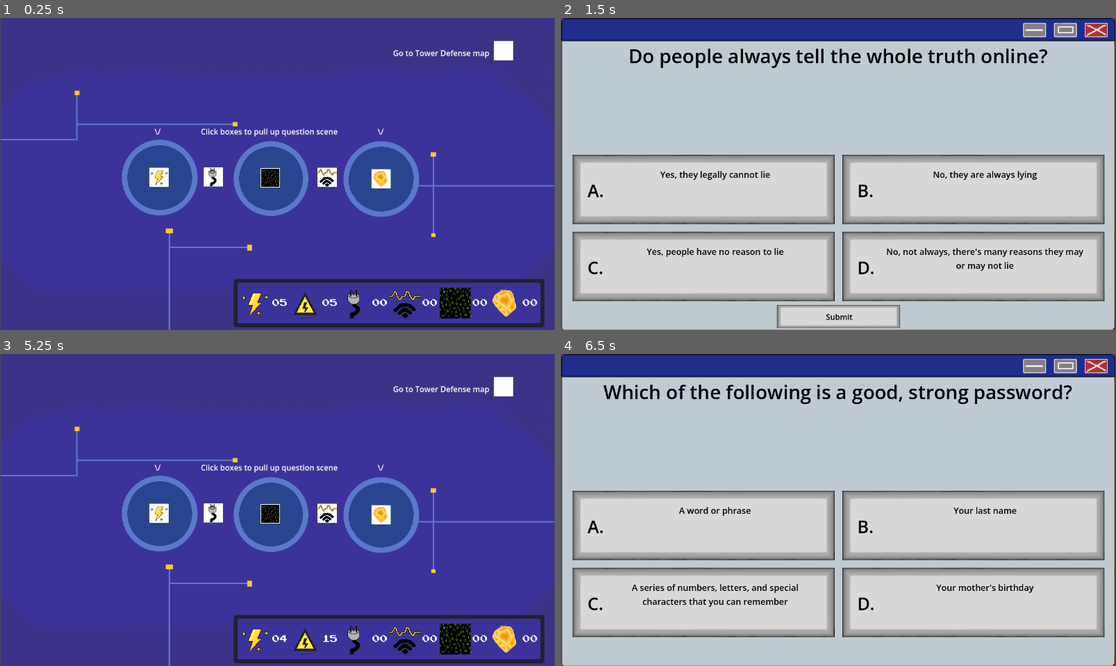
Above: before the commit, frames 1-4 (two rows, left to right).
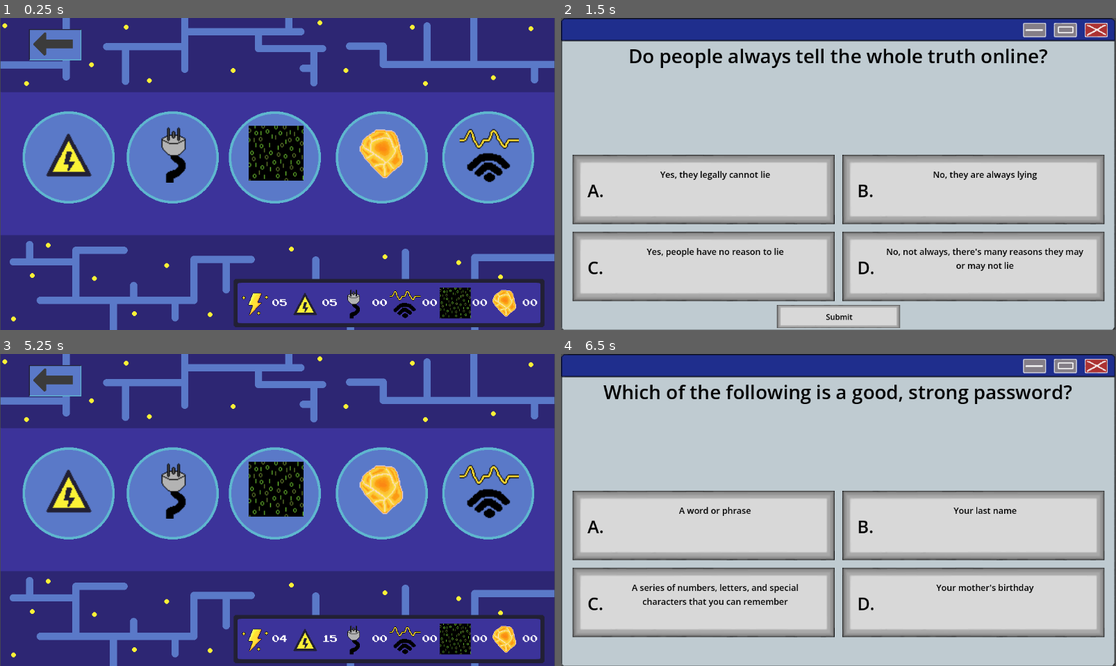
Above: after the commit, the same moments.

Repository: CalebJoines/Computer-Castle
Game: Godot game, scene res://Scenes/resource_picker.tscn
Two runs of this game, one before a commit and one after it. Both use one fixed random seed, a clock stepped at 60 frames per second and the inputs below. This scene is started directly instead of the project's main scene.
Inputs (mouse positions are in pixels of both pictures, inside the frame that each line leads up to):
- Up to frame 1 (0.25 s): no input
- Up to frame 2 (1.5 s): tap Enter at 0.5 s; drag from (721, 177) to (943, 180) at 0.52 s; tap Space at 1.25 s; drag from (705, 189) to (971, 189) at 1.27 s
- Up to frame 3 (5.25 s): tap Enter at 2, 4.25 s; click (410, 525) at 2.17 s; drag from (144, 603) to (410, 603) at 2.77 s; tap Space at 3.5, 5 s; drag from (410, 603) to (277, 653) at 3.52 s; drag from (277, 653) to (144, 603) at 4.27 s; move the mouse to (277, 644) at 5.02 s; click (277, 644) at 5.17 s
- Up to frame 4 (6.5 s): drag from (832, 513) to (727, 525) at 5.77 s

The runs differ from the first frame. In frame 1, 46% of the frame differs, in the area x 0-100%, y 0-100%; in frame 2, nothing differs; in frame 3, 46%; in frame 4, nothing differs.

Commit message:
Added new Resource Screen and New Sprites

Diff:
--- a/computer-castle-/Scenes/resource_picker.tscn
+++ b/computer-castle-/Scenes/resource_picker.tscn
@@ -1,13 +1,13 @@
-[gd_scene format=3 uid="uid://ch3fckar38htm"]
+[gd_scene format=3 uid="uid://dixy52t1u1xph"]
 
-[ext_resource type="Texture2D" uid="uid://dveluokyt1ylc" path="res://Sprites/Environment Sprites/Resource-background.png" id="1_53bys"]
-[ext_resource type="PackedScene" uid="uid://chduusndy8aig" path="res://Scenes/clickable_box.tscn" id="2_ywnrd"]
-[ext_resource type="Texture2D" uid="uid://b23cno7sihbm1" path="res://Sprites/ResourceSprites/Energy.png" id="3_8usdw"]
+[ext_resource type="Texture2D" uid="uid://bej6r2emtay4" path="res://Sprites/Environment Sprites/Resource-picker-screen.png" id="1_6okmw"]
+[ext_resource type="PackedScene" path="res://Scenes/clickable_box.tscn" id="2_ywnrd"]
+[ext_resource type="Texture2D" uid="uid://dhitel0oagl54" path="res://Sprites/ResourceSprites/volts.png" id="3_j7fta"]
 [ext_resource type="Texture2D" uid="uid://c5tbksqfq33g4" path="res://Sprites/ResourceSprites/Data.png" id="4_7857q"]
 [ext_resource type="Texture2D" uid="uid://bekw3fgtjbpjh" path="res://Sprites/ResourceSprites/ai_cores.png" id="5_sqw27"]
 [ext_resource type="Texture2D" uid="uid://crtdr2frnms0k" path="res://Sprites/ResourceSprites/circuit-export.png" id="6_6okmw"]
 [ext_resource type="Texture2D" uid="uid://b78lay1d02mx5" path="res://Sprites/ResourceSprites/Bandwidth.png" id="7_6okmw"]
-[ext_resource type="PackedScene" uid="uid://cw0ib1cqjj7p" path="res://Scenes/Resource_Counters.tscn" id="8_6okmw"]
+[ext_resource type="PackedScene" path="res://Scenes/Resource_Counters.tscn" id="8_6okmw"]
 
 [node name="ResourcePicker" type="Node2D" unique_id=1574587499]
 
@@ -15,80 +15,77 @@
 
 [node name="ResourceBackground" type="Sprite2D" parent="." unique_id=798987420]
 position = Vector2(0, -1)
-texture = ExtResource("1_53bys")
+texture = ExtResource("1_6okmw")
 
 [node name="ClickableBoxes" type="Node2D" parent="." unique_id=830775954]
 
-[node name="Volts Button" parent="ClickableBoxes" unique_id=584798666 instance=ExtResource("2_ywnrd")]
-position = Vector2(-266, -13)
+[node name="Volts Sprite" type="Sprite2D" parent="ClickableBoxes" unique_id=1102679792]
+position = Vector2(-434, -43)
+scale = Vector2(1.9218746, 1.9218746)
+texture = ExtResource("3_j7fta")
+
+[node name="Volts Button" parent="ClickableBoxes/Volts Sprite" unique_id=584798666 instance=ExtResource("2_ywnrd")]
+modulate = Color(1, 1, 1, 0)
+self_modulate = Color(1, 1, 1, 0)
+position = Vector2(-33.300827, -29.138226)
+scale = Vector2(1.5609759, 1.5609759)
 scene_path = "res://Scenes/question.tscn"
 bank = "MediaLiteracy"
 
-[node name="Sprite2D" type="Sprite2D" parent="ClickableBoxes/Volts Button" unique_id=1102679792]
-position = Vector2(19.999996, 19.000002)
-scale = Vector2(0.6406249, 0.6406249)
-texture = ExtResource("3_8usdw")
+[node name="DataSprite" type="Sprite2D" parent="ClickableBoxes" unique_id=220409759]
+position = Vector2(-3, -43)
+scale = Vector2(1.78125, 1.78125)
+texture = ExtResource("4_7857q")
 
-[node name="Cores" parent="ClickableBoxes" unique_id=120710478 instance=ExtResource("2_ywnrd")]
-position = Vector2(-35, -12)
+[node name="Cores" parent="ClickableBoxes/DataSprite" unique_id=120710478 instance=ExtResource("2_ywnrd")]
+modulate = Color(1, 1, 1, 0)
+position = Vector2(-33.68421, -33.68421)
+scale = Vector2(1.6842105, 1.6842105)
 scene_path = "res://Scenes/question.tscn"
 bank = "Security"
 
-[node name="Sprite2D" type="Sprite2D" parent="ClickableBoxes/Cores" unique_id=220409759]
-position = Vector2(20, 20)
-scale = Vector2(0.59375, 0.59375)
-texture = ExtResource("4_7857q")
+[node name="Sprite2D3" type="Sprite2D" parent="ClickableBoxes" unique_id=1971554782]
+position = Vector2(220, -43)
+scale = Vector2(1.828125, 1.828125)
+texture = ExtResource("5_sqw27")
 
-[node name="Data" parent="ClickableBoxes" unique_id=798968945 instance=ExtResource("2_ywnrd")]
-position = Vector2(195, -10)
+[node name="Data" parent="ClickableBoxes/Sprite2D3" unique_id=798968945 instance=ExtResource("2_ywnrd")]
+modulate = Color(1, 1, 1, 0)
+position = Vector2(-31.999992, -32.000004)
+scale = Vector2(1.6410258, 1.6410258)
 scene_path = "res://Scenes/question.tscn"
 bank = "DigitalThreats"
 
-[node name="Sprite2D" type="Sprite2D" parent="ClickableBoxes/Data" unique_id=1971554782]
-position = Vector2(19.5, 19.5)
-scale = Vector2(0.609375, 0.609375)
-texture = ExtResource("5_sqw27")
-
-[node name="Cables2" parent="ClickableBoxes" unique_id=1430342612 instance=ExtResource("2_ywnrd")]
-position = Vector2(449, -276)
+[node name="BackButton" parent="ClickableBoxes" unique_id=1430342612 instance=ExtResource("2_ywnrd")]
+modulate = Color(1, 1, 1, 0)
+position = Vector2(-517, -300)
+scale = Vector2(2.8, 1.6)
 scene_path = "res://Scenes/game.tscn"
 bank = "DigitalFootprint"
 
-[node name="Label" type="Label" parent="ClickableBoxes/Cables2" unique_id=1923792619]
-offset_left = -209.0
-offset_top = 13.0
-offset_right = -9.0
-offset_bottom = 36.0
-text = "Go to Tower Defense map"
-metadata/_edit_use_anchors_ = true
+[node name="CablesSprite" type="Sprite2D" parent="ClickableBoxes" unique_id=634485076]
+position = Vector2(-210, -43)
+scale = Vector2(1.9218746, 1.9218746)
+texture = ExtResource("6_6okmw")
 
-[node name="Label" type="Label" parent="ClickableBoxes" unique_id=1870096570]
-offset_left = -255.0
-offset_top = -100.0
-offset_right = 254.0
-offset_bottom = -77.0
-text = "\\/                    Click boxes to pull up question scene                    \\/"
-metadata/_edit_use_anchors_ = true
-
-[node name="Cables" parent="ClickableBoxes" unique_id=1475129865 instance=ExtResource("2_ywnrd")]
-position = Vector2(-153, -14)
+[node name="Cables" parent="ClickableBoxes/CablesSprite" unique_id=1475129865 instance=ExtResource("2_ywnrd")]
+modulate = Color(1, 1, 1, 0)
+position = Vector2(-31.219513, -29.658546)
+scale = Vector2(1.5609759, 1.5609759)
 scene_path = "res://Scenes/question.tscn"
 bank = "MediaLiteracy"
 
-[node name="Sprite2D" type="Sprite2D" parent="ClickableBoxes/Cables" unique_id=634485076]
-position = Vector2(19.999996, 19.000002)
-scale = Vector2(0.6406249, 0.6406249)
-texture = ExtResource("6_6okmw")
+[node name="Sprite2D" type="Sprite2D" parent="ClickableBoxes" unique_id=944468073]
+position = Vector2(440, -43)
+scale = Vector2(1.9218746, 1.9218746)
+texture = ExtResource("7_6okmw")
 
-[node name="Cables3" parent="ClickableBoxes" unique_id=1346519469 instance=ExtResource("2_ywnrd")]
-position = Vector2(83, -13)
+[node name="Bandwidth" parent="ClickableBoxes/Sprite2D" unique_id=1346519469 instance=ExtResource("2_ywnrd")]
+modulate = Color(1, 1, 1, 0)
+position = Vector2(-31.219513, -29.658546)
+scale = Vector2(1.5609759, 1.5609759)
 scene_path = "res://Scenes/question.tscn"
 bank = "Scams_and_links"
-
-[node name="Sprite2D" type="Sprite2D" parent="ClickableBoxes/Cables3" unique_id=944468073]
-position = Vector2(19.999996, 19.000002)
-scale = Vector2(0.6406249, 0.6406249)
-texture = ExtResource("7_6okmw")
 
 [node name="Resource_Counters" parent="." unique_id=654333457 instance=ExtResource("8_6okmw")]
 offset_left = -79.0
Binary file added: computer-castle-/Sprites/Environment Sprites/Resource-picker-screen.png
Not shown, added: computer-castle-/Sprites/Environment Sprites/Resource-picker-screen.png.import
Binary file added: computer-castle-/Sprites/Tower Sprites/lazer-cannon-tower.png
Not shown, added: computer-castle-/Sprites/Tower Sprites/lazer-cannon-tower.png.import
